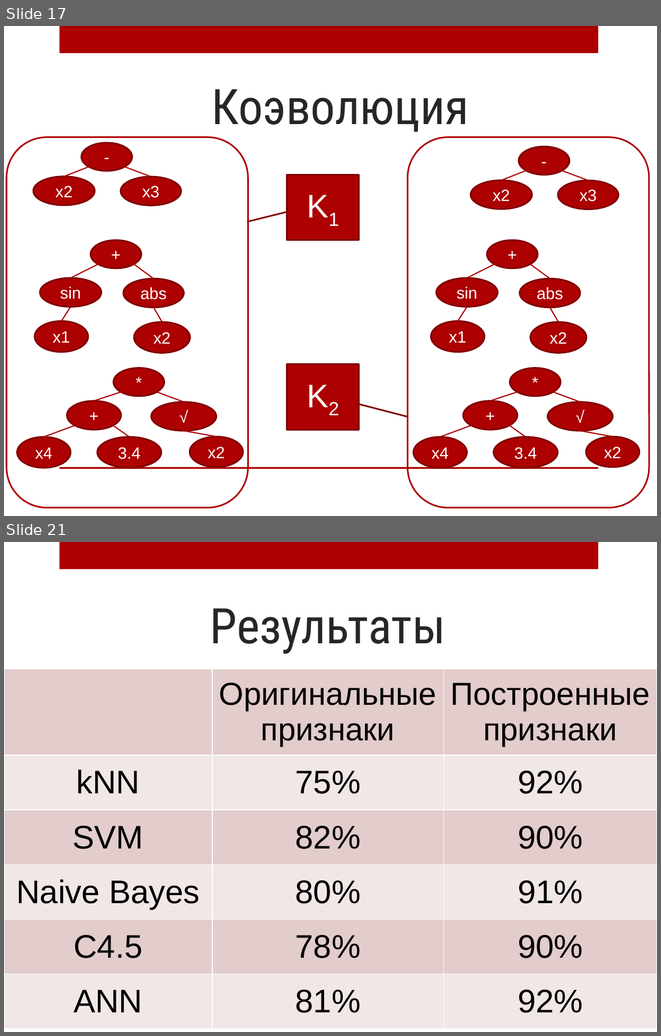
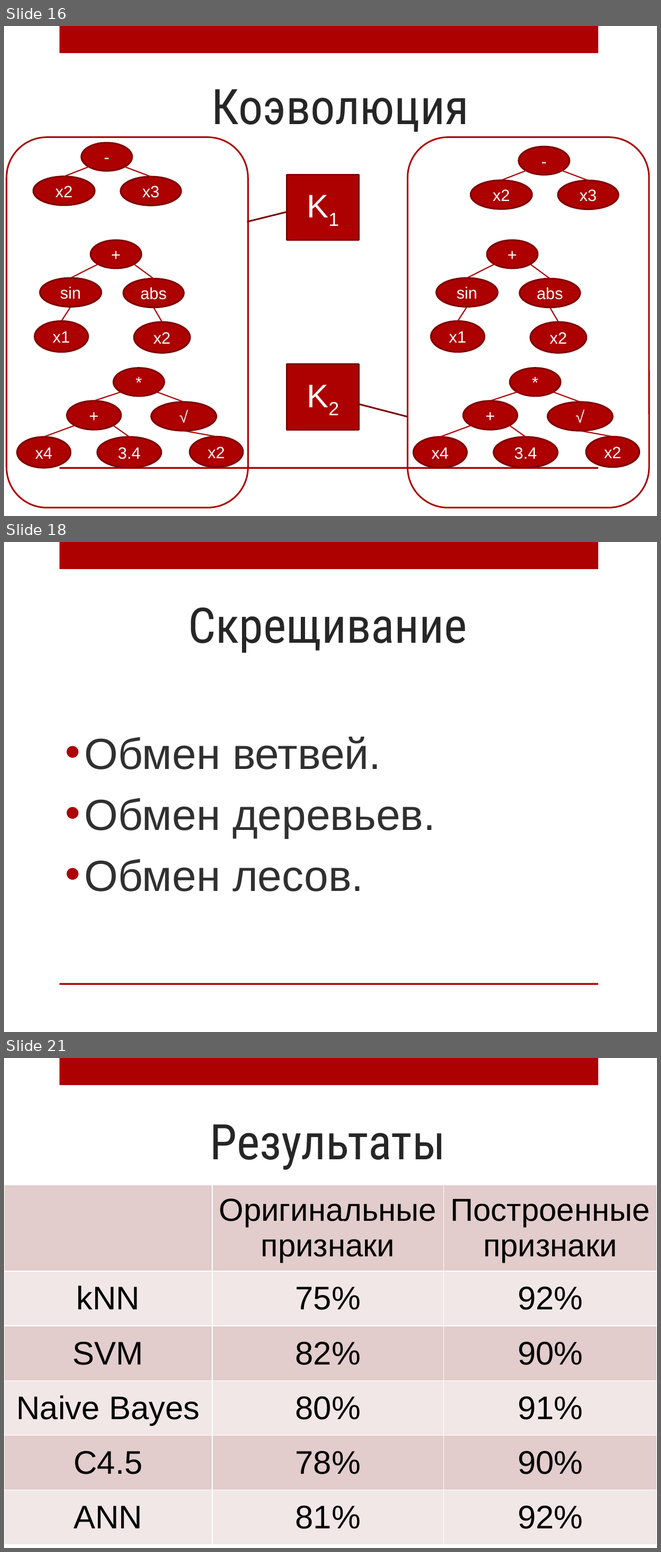
Before and after one commit to AnnaIbakaeva/Genetic, a slide deck: Диплом/Магистратура.Ибакаева.pptx. Shown one above the other, each under a label of ours: slides 17 and 21 before the commit, slides 16, 18 and 21 after it; the slides between them are not shown. The pictures are 661x1036 and 661x1552 pixels, drawn with LibreOffice and Linux fonts; fonts in the diff are those of the drawing; background and template pictures are left out. Boxes give left, top, right and bottom in pixels: in the first picture for what was removed or moved away, otherwise in the second. Text is boxed around its words. In the diff, an @@ line names an element or a change of style, - is before the commit and + after.

```diff
--- a/Диплом/Магистратура.Ибакаева.pptx
+++ b/Диплом/Магистратура.Ибакаева.pptx
@@ slide 18 added at [4, 542, 657, 1032], background picture (left out); not listed: 2 template elements that a slide beside it also shows @@
@@ title added at [188, 607, 467, 653], 54 pt, text #262626 @@
+Скрещивание
@@ text added at [85, 737, 435, 891], 48 pt, text #303030 @@
+• Обмен ветвей.
+• Обмен деревьев.
+• Обмен лесов.
@@ what was slide 17 is now slide 16 @@
```
Also in this commit, not shown: 9 slides changed, 1 slide removed, 1 other file.
